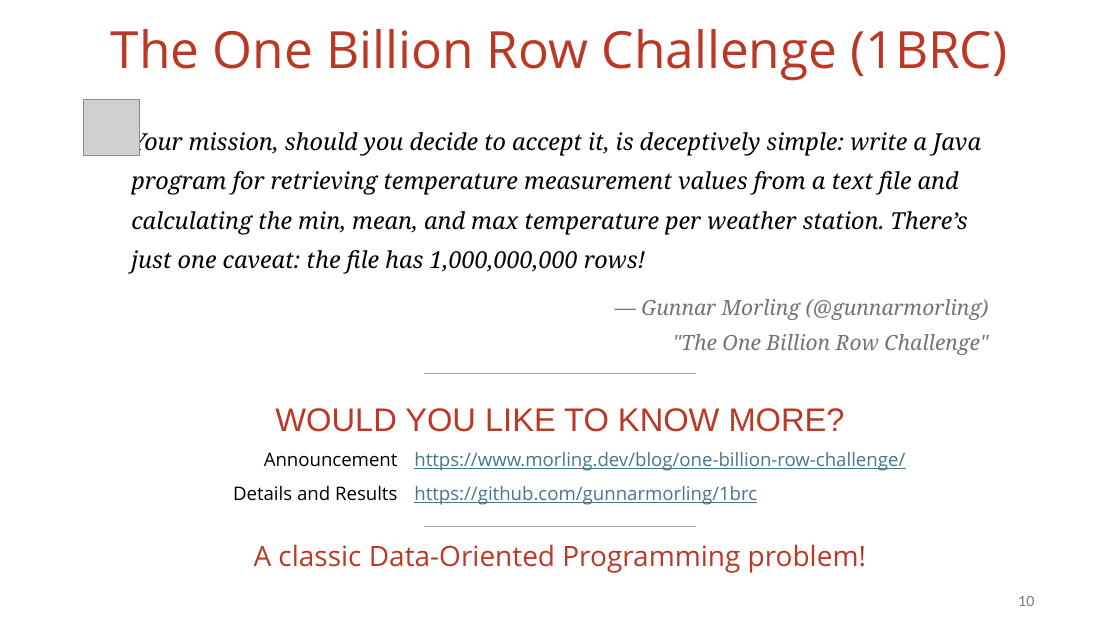
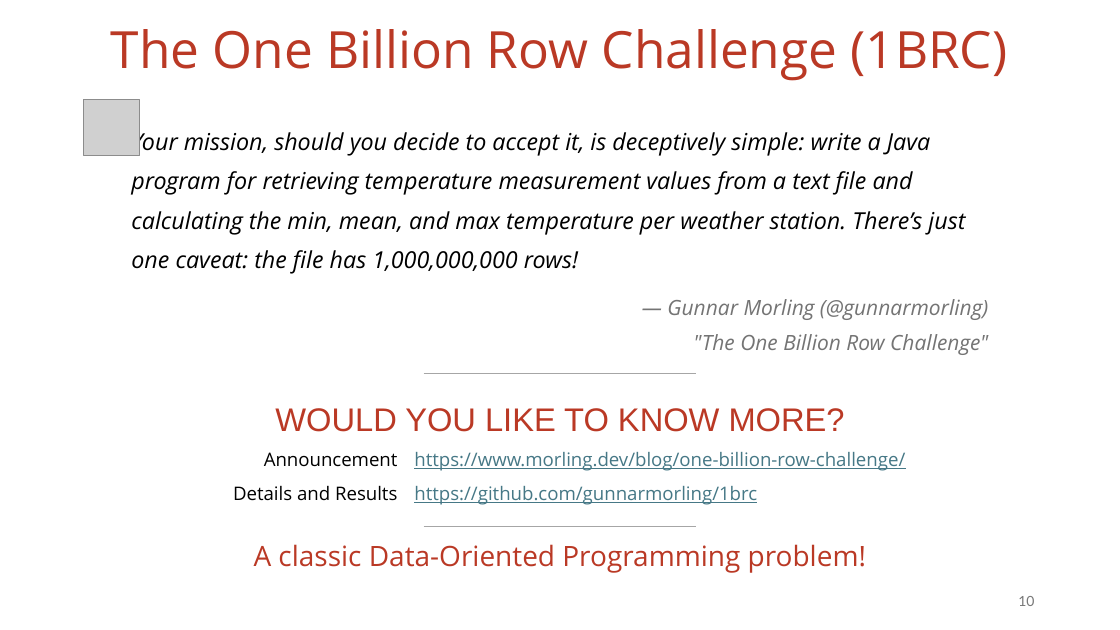
Before and after one commit to vmzakharov/missing-dataframe-talk, a slide deck: slide 10 of presentation/Missing_Dataframe_Long.pptx. Drawn at 1120x630 pixels with LibreOffice and Linux fonts; fonts in the diff are those of the drawing; grey boxes stand for pictures. Boxes give left, top, right and bottom in pixels: in the first picture for what was removed or moved away, otherwise in the second. Text is boxed around its words. In the diff, an @@ line names an element or a change of style, - is before the commit and + after.

```diff
--- a/presentation/Missing_Dataframe_Long.pptx
+++ b/presentation/Missing_Dataframe_Long.pptx
@@ text "Your mission, should you decide ..." at (131,129,988,355): font Noto Serif to Open Sans @@
```
Also in this commit, not shown: 4 other slides changed, 1 other file.
